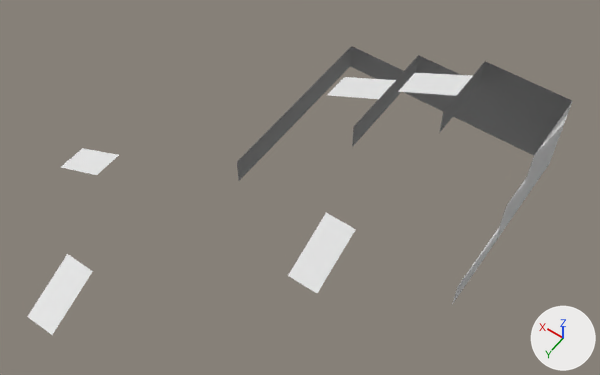
An edit to the glTF model assets/meshes/page_folio_top.glb, drawn before and after from the same camera.
One viewpoint serves both versions: a 50 mm lens placed at (-139.0, 206.0, 338.0), pointed at (3.0, 8.0, 27.0). The lights are fixed; the arrows at lower right show +X, +Y and +Z. The first picture is the older version. Vertices at exactly the same position are counted once.

Script lines for the objects in view, before the commit:
```python
me_pagefoliotop = bpy.data.meshes.new('PageFolioTop')
me_pagefoliotop.from_pydata(...)  # 44 vertices, 28 faces; spans x -85.0..125.0, y -85.0..125.0, z 0.0..60.0
ob_pagefoliotop = bpy.data.objects.new('PageFolioTop', me_pagefoliotop)
ob_pagefoliotop.location = (0.0, 0.0, 0.0)
```
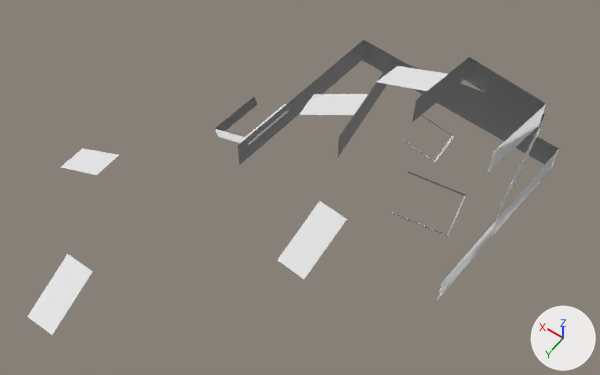
The edits, one by one:
me_pagefoliotop is used by ob_pagefoliotop; location (0.0, 0.0, 0.0).
Verts and faces of me_pagefoliotop; kept vertices keep their numbers, new ones are numbered from 44.
me_pagefoliotop had 44 vertices, 28 faces and spanned x -85.0..125.0, y -85.0..125.0, z 0.0..60.0.
me_pagefoliotop now has 68 vertices, 46 faces and spans x -87.0..125.0, y -93.0..125.0, z 0.0..60.0.
me_pagefoliotop part 1: the loose piece of 8 vertices spanning x -85.0..35.0, y -85.0..15.0, z 15.0..30.0 is turned -5 degrees about the z axis through its middle, then moved by (2.0, -3.0, 0.0).
me_pagefoliotop part 2: the loose piece of 8 vertices spanning x -85.0..-5.0, y -85.0..-25.0, z 30.0..45.0 is turned 7 degrees about the z axis through its middle, then moved by (6.0, 5.0, 0.0).
me_pagefoliotop part 3: the loose piece of 8 vertices spanning x -85.0..-40.0, y -85.0..-45.0, z 45.0..60.0 is turned -9 degrees about the z axis through its middle and scaled by 0.989, then moved by (12.0, 5.0, 0.0).
me_pagefoliotop part 4: the loose piece of 4 vertices spanning x -33.0..-17.0, y 15.0..45.0, z 15.0..30.0 is rebuilt with 4 vertices and now spans x -27.0..-8.0, y 11.0..43.0, z 15.0..30.0.
me_pagefoliotop part 5: the loose piece of 4 vertices spanning x -40.0..-10.0, y -73.0..-57.0, z 45.0..60.0 is rebuilt with 4 vertices and now spans x -30.0..2.0, y -72.0..-51.0, z 45.0..60.0.
me_pagefoliotop part 6: the loose piece of 4 vertices spanning x -5.0..25.0, y -63.0..-47.0, z 30.0..45.0 is deleted.
Part 7, on me_pagefoliotop:
16 vertices are added at x -69.0..-29.0, y -43.0..0.0, z 30.0..55.0.
12 new faces join them.
Part 8, on me_pagefoliotop:
New vertex 60 is at (38.0, -30.0, 24.0), pixel (288, 111).
New vertex 61 is at (62.0, -32.0, 19.0), pixel (254, 96).
New vertex 62 is at (60.0, -32.0, 15.0), pixel (257, 104).
New vertices 63, 64, 65 stand at vertices 60, 61, 62, in that order, plus (2.0, 30.0, 0.0).
New vertex 66 is at (40.0, -31.0, 29.0), pixel (285, 103).
New vertex 67 is at (42.0, 0.0, 29.0), pixel (244, 137).
New vertex 68 is at (1.0, -47.0, 45.0), pixel (368, 93).
New vertex 69 is at (31.0, -44.0, 30.0), pixel (313, 94).
New vertex 70 is at (29.0, -27.0, 30.0), pixel (298, 114).
New vertex 71 is at (-1.0, -31.0, 45.0), pixel (354, 115).
New faces: (60, 66, 67), (60, 67, 63), (63, 67, 64), (63, 64, 65), (61, 65, 64), (61, 62, 65).
New faces: (68, 69, 71), (69, 70, 71).

Changed parts and their boxes (x1, y1, x2, y2) in the pictures (600 x 375 px; the box of a moved part takes in the faces that stretch with it):
'PageFolioTop', reshaped: before (27, 46, 572, 335); after (27, 40, 559, 335)
part 1 of me_pagefoliotop, moved or reshaped: before (237, 46, 557, 305); after (238, 40, 559, 300)
part 2 of me_pagefoliotop, moved or reshaped: before (352, 55, 564, 225); after (338, 59, 545, 222)
part 3 of me_pagefoliotop, moved or reshaped: before (439, 61, 572, 176); after (413, 57, 546, 172)
part 4 of me_pagefoliotop, rebuilt: before (288, 213, 356, 293); after (278, 201, 347, 279)
part 5 of me_pagefoliotop, rebuilt (8% taller): before (398, 73, 473, 96); after (377, 66, 448, 91)
part 6 of me_pagefoliotop, deleted: before (328, 77, 396, 99)
part 7 of me_pagefoliotop, added: after (390, 116, 466, 237)
part 8 of me_pagefoliotop, added: after (215, 94, 368, 145)
